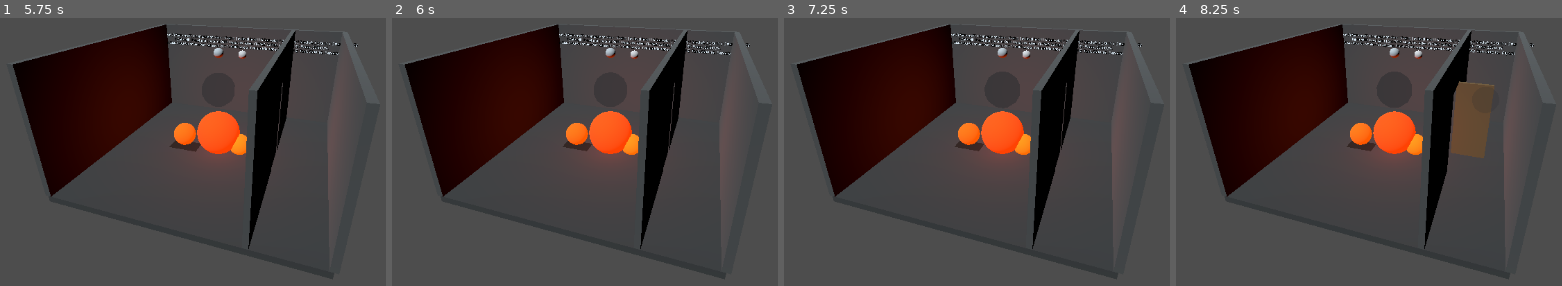
Above: before the commit, frames 1-4 (left to right).
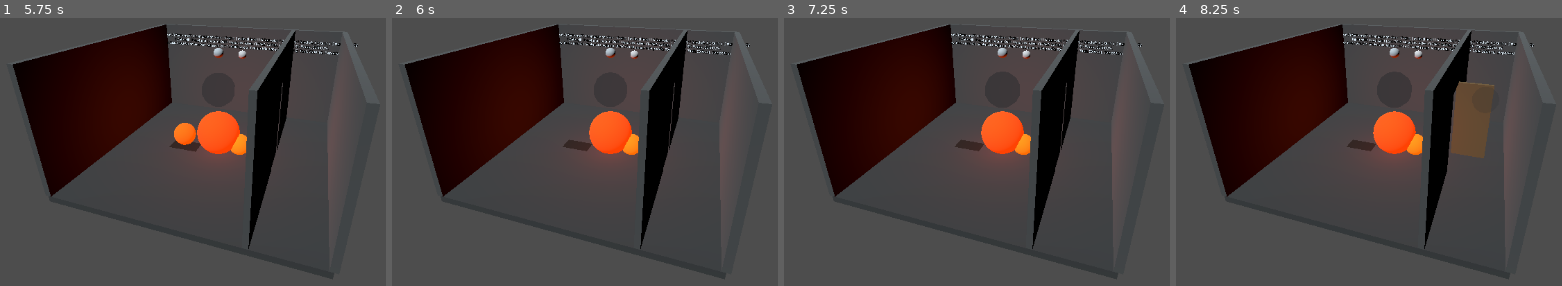
Above: after the commit, the same moments.

Repository: kblood/GameSystems
Game: Godot game, scene res://demos/sprinkler_fire/fire_station_demo.tscn
Same seed, same stepped clock (60 frames per second), same inputs: the game is played once before the commit and once after it. The project has no main scene, so this scene is started directly.
Inputs:
- Up to frame 1 (5.75 s): tap Enter at 0.5, 2, 3.5 s; hold D 0.53-1.28 s; tap F at 0.6 s; tap Space at 1.25, 2.75, 4.25 s; hold S 1.28-2.03 s; tap V at 1.35 s; hold D 2.03-3.53 s; tap B at 2.1 s; tap X at 2.85 s; hold S from 3.53 s (still down); tap C at 3.6 s; tap R at 4.35 s; tap I at 5.1 s
- Up to frame 2 (6 s): release S at 5.78 s; hold D from 5.78 s (still down); tap E at 5.85 s
- Up to frame 3 (7.25 s): keep holding D; tap T at 6.6 s
- Up to frame 4 (8.25 s): tap G at 7.35 s; release D at 8.03 s; hold S from 8.03 s (still down); tap H at 8.1 s

Frame 1 is identical in both runs. In frame 2, 0.7% of the frame differs, in the area x 43-88%, y 8-48%; in frame 3, 0.7%; in frame 4, 0.7%.

Commit message:
Extinguish diesel spill with ceiling sprinkler

Diff:
--- a/godot/demos/sprinkler_fire/fire_station_demo.gd
+++ b/godot/demos/sprinkler_fire/fire_station_demo.gd
@@ -119,7 +119,7 @@
 	sprinklers.register_supply(DIESEL_SUPPLY_ID, diesel_tank)
 	sprinklers.set_power_provider(pump)
 	sprinklers.add_head(HEAD_ID, {"room_id": ROOM_ID, "supply_id": SUPPLY_ID,
-		"target_ids": [FIRE_ID, SPREAD_FIRE_ID], "position": Vector3(0.0, 3.0, 0.0), "flow_ml_s": 240.0,
+		"target_ids": [FIRE_ID, SPREAD_FIRE_ID, SPILL_FIRE_ID], "position": Vector3(0.0, 3.0, 0.0), "flow_ml_s": 240.0,
 		"trigger_temperature_c": 70.0, "response_seconds": 1.5, "range_m": 4.0})
 	sprinklers.add_head(RUNOFF_HEAD_ID, {"room_id": ROOM_ID, "supply_id": SUPPLY_ID,
 		"target_ids": [], "position": Vector3(0.8, 3.0, 0.0), "flow_ml_s": 600.0,
--- a/godot/demos/sprinkler_fire/fire_station_demo_tests.gd
+++ b/godot/demos/sprinkler_fire/fire_station_demo_tests.gd
@@ -171,6 +171,22 @@
 		and after_quench_state.spill_fire.wetness > 0.05
 		and after_quench_state.spill_status == "WET",
 		"automatic ignition hysteresis prevents immediate hot-source relight after water quenching")
+	var sprinkler_spill_demo: Node3D = DemoScene.instantiate()
+	root.add_child(sprinkler_spill_demo)
+	var sprinkler_spill_ignition: Dictionary = sprinkler_spill_demo.ignite_diesel_spill()
+	var sprinkler_spill_triggered: bool = sprinkler_spill_demo.trigger_head()
+	var sprinkler_spill_ticks_ok := true
+	for _tick in 40:
+		sprinkler_spill_ticks_ok = sprinkler_spill_ticks_ok and bool(sprinkler_spill_demo.advance(0.1).ok)
+	var sprinkler_spill_state: Dictionary = sprinkler_spill_demo.demo_state()
+	var water_head_receipt: Dictionary = sprinkler_spill_state.sprinkler_source_receipts.get(&"sprinkler:ceiling-head", {})
+	case_result(sprinkler_spill_ignition.ok and sprinkler_spill_triggered and sprinkler_spill_ticks_ok
+		and not sprinkler_spill_state.spill_fire.burning and sprinkler_spill_state.spill_fire.wetness >= 0.8
+		and sprinkler_spill_state.diesel_puddle.diesel == 800.0
+		and water_head_receipt.get("kind", &"") == &"water"
+		and float(water_head_receipt.get("thermal_applied_ml", 0.0)) > 0.0,
+		"ceiling sprinkler water reaches and extinguishes burning diesel while preserving remaining fuel")
+	sprinkler_spill_demo.queue_free()
 	demo.puddles.withdraw(demo.diesel_puddle_id, &"diesel", 800.0)
 	demo._sync_spill_visual()
 	var water_only: Dictionary = demo.demo_state()
